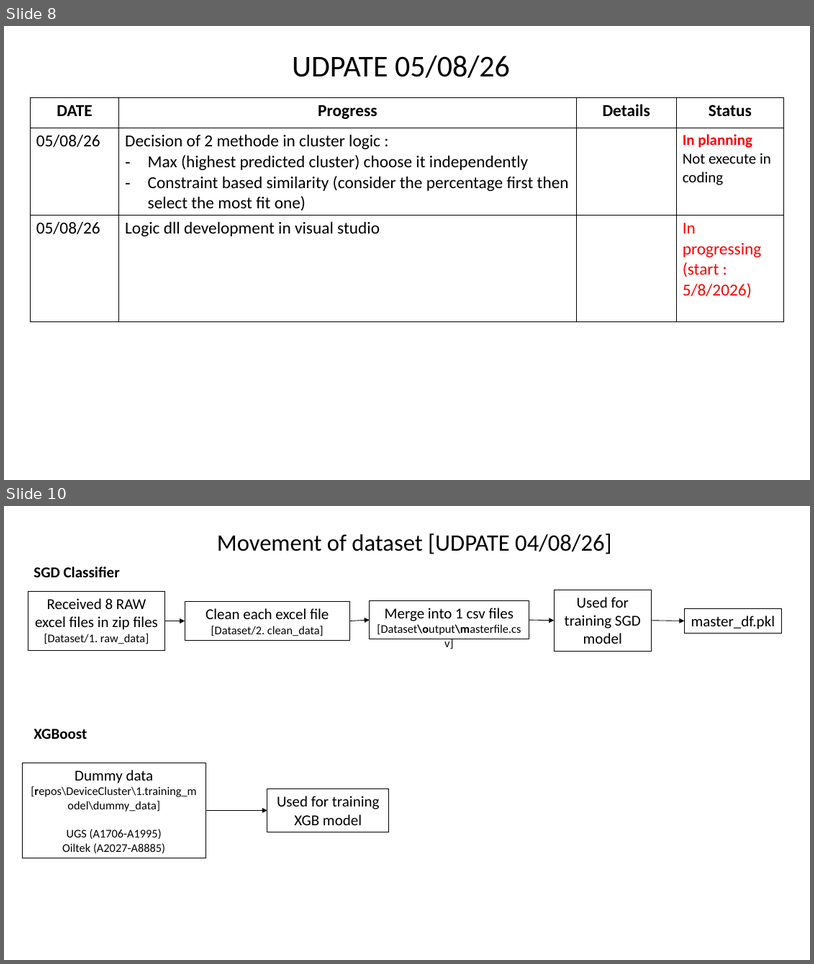
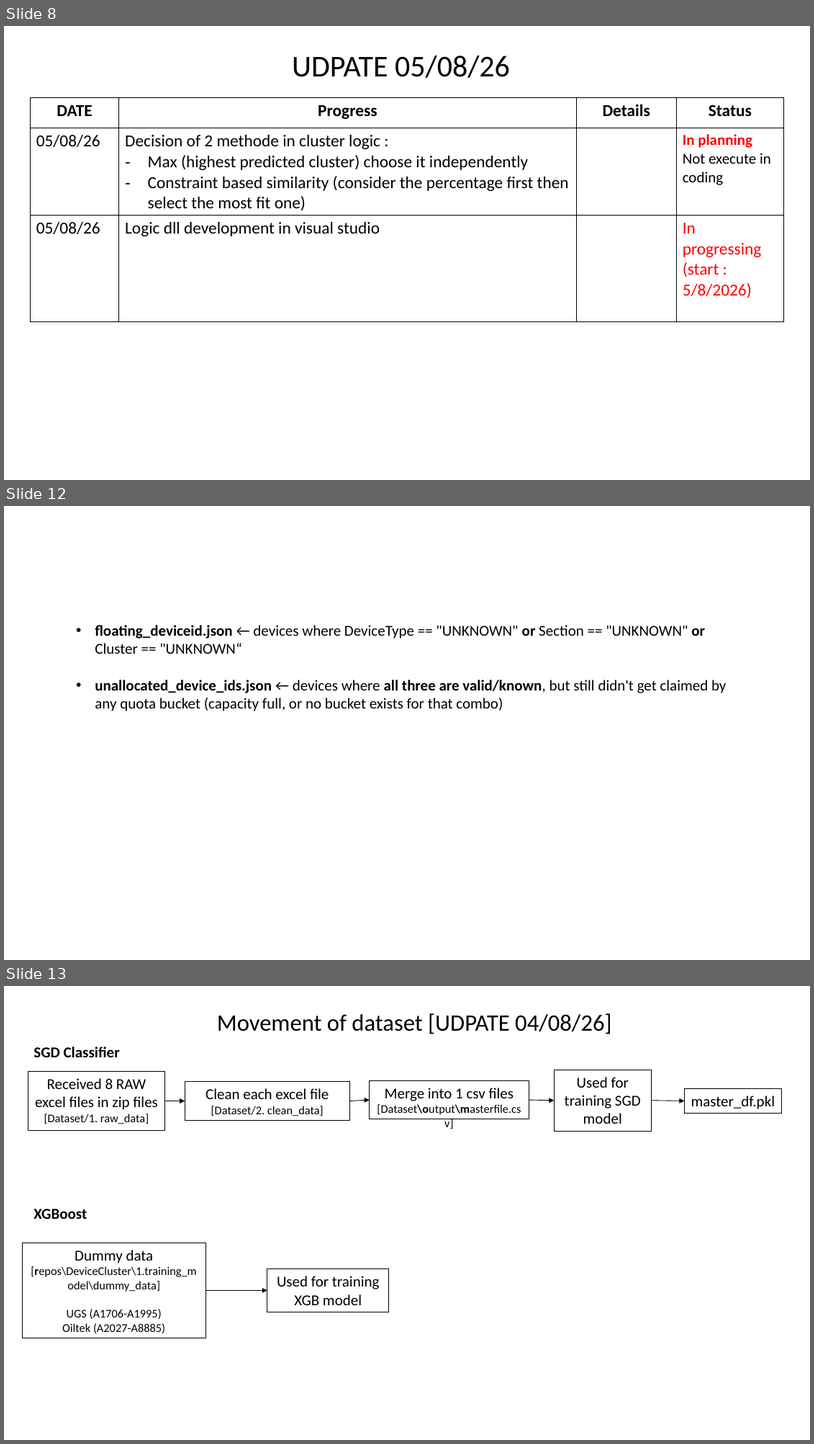
Before and after one commit to Syaziyah30/DeviceCluster, a slide deck: 1.training_model/supplementary/Device Identifier 20260717.pptx. Shown one above the other, each under a label of ours: slides 8 and 10 before the commit, slides 8, 12 and 13 after it; the slides between them are not shown. The pictures are 814x964 and 814x1444 pixels, drawn with LibreOffice and Linux fonts; fonts in the diff are those of the drawing. Boxes give left, top, right and bottom in pixels: in the first picture for what was removed or moved away, otherwise in the second. Text is boxed around its words. In the diff, an @@ line names an element or a change of style, - is before the commit and + after.

```diff
--- a/1.training_model/supplementary/Device Identifier 20260717.pptx
+++ b/1.training_model/supplementary/Device Identifier 20260717.pptx
@@ slide 12 added at [4,506,810,960], background #FFFFFF @@
@@ text added at [95,625,726,711], 18 pt, text #000000 @@
+• floating_deviceid.json ← devices where DeviceType == "UNKNOWN" or Section == "UNKNOWN" or Cluster == "UNKNOWN“
+• unallocated_device_ids.json ← devices where all three are valid/known, but still didn't get claimed by any quota bucket (capacity full, or no bucket exists for that combo)
@@ what was slide 10 is now slide 13 @@
```
Also in this commit, not shown: 1 slide changed, 3 other slides added, 1 other file.
